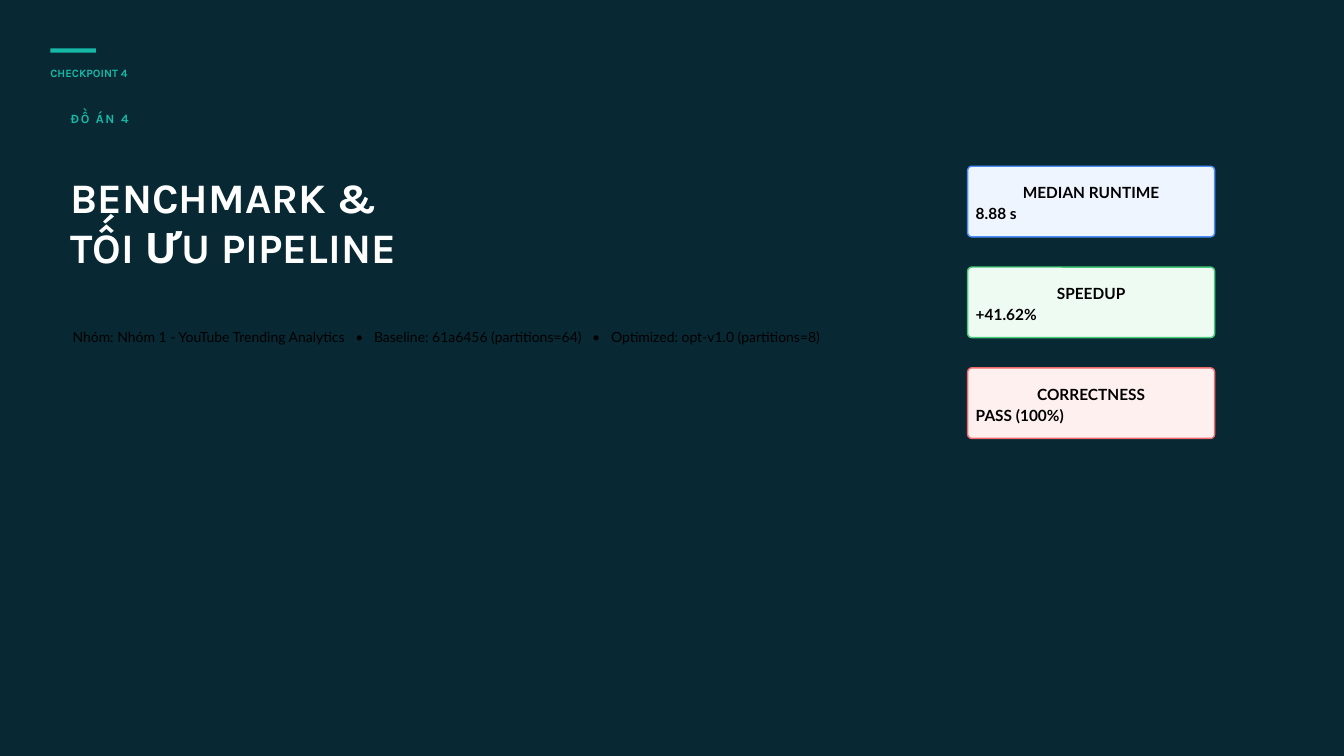
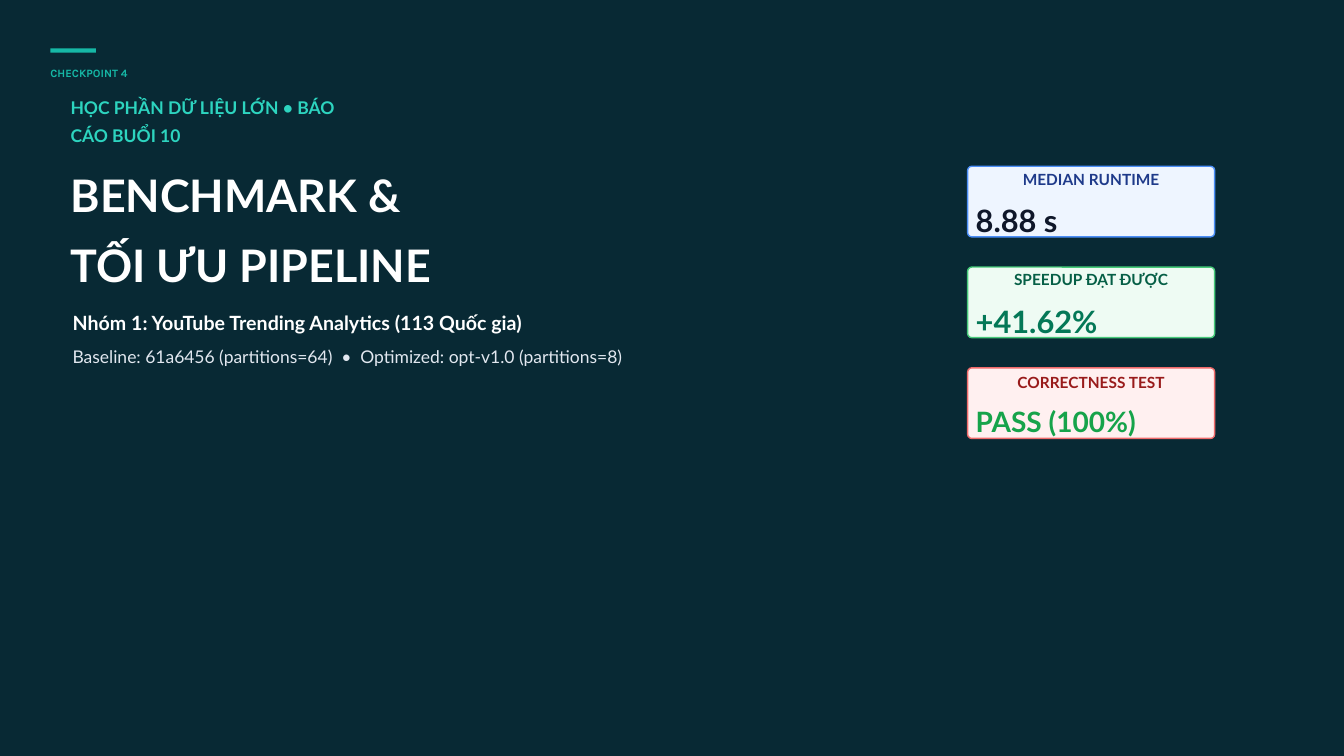
Before and after one commit to kichirou244/bigdata-project, a slide deck: slide 1 of docs/BigData_DoAn4_Checkpoint4_Report.pptx. Drawn at 1344x756 pixels with LibreOffice and Linux fonts; fonts in the diff are those of the drawing. Boxes give left, top, right and bottom in pixels: in the first picture for what was removed or moved away, otherwise in the second. Text is boxed around its words. In the diff, an @@ line names an element or a change of style, - is before the commit and + after.

Commit message:
fix(deck): upscale typography (12-14.5pt), enforce run-level WCAG high-contrast colors, fix layout collision

```diff
--- a/docs/BigData_DoAn4_Checkpoint4_Report.pptx
+++ b/docs/BigData_DoAn4_Checkpoint4_Report.pptx
@@ text at [71,100,334,142]: text changed; size 9 to 12.5 pt; font Karla to Lato; text colour #16B8A6 to #2DD4BF @@
-ĐỒ ÁN 4
+HỌC PHẦN DỮ LIỆU LỚN • BÁO CÁO BUỔI 10
@@ text "BENCHMARK &" at [71,179,431,283]: size 30 to 32 pt, font Karla to Lato; line spacing 1 to 1.3 @@
@@ text "MEDIAN RUNTIME" at [976,174,1159,238]: text colour #000000 to #1E3A8A in "MEDIAN RUNTIME"; size 11 to 22 pt, text colour #000000 to #0F172A in "8.88 s"; line spacing 1.15 to 1.3; more space between paragraphs @@
@@ text at [1014,272,1168,288]: text changed; text colour #000000 to #065F46 @@
-SPEEDUP
+SPEEDUP ĐẠT ĐƯỢC
@@ text added at [73,314,622,366], 12.5 pt, text #E2E8F0 @@
+Nhóm 1: YouTube Trending Analytics (113 Quốc gia)
+Baseline: 61a6456 (partitions=64) • Optimized: opt-v1.0 (partitions=8)
@@ text at [976,310,1098,339]: size 11 to 22 pt, text colour #000000 to #047857 in "+41.62%"; line spacing 1.15 to 1.3 @@
@@ text at [1017,376,1165,388]: text changed; text colour #000000 to #991B1B @@
-CORRECTNESS
+CORRECTNESS TEST
@@ text at [976,410,1136,438]: size 11 to 20 pt, text colour #000000 to #16A34A in "PASS (100%)"; line spacing 1.15 to 1.3 @@
```
Also in this commit, not shown: 5 other slides changed, 5 other files.
